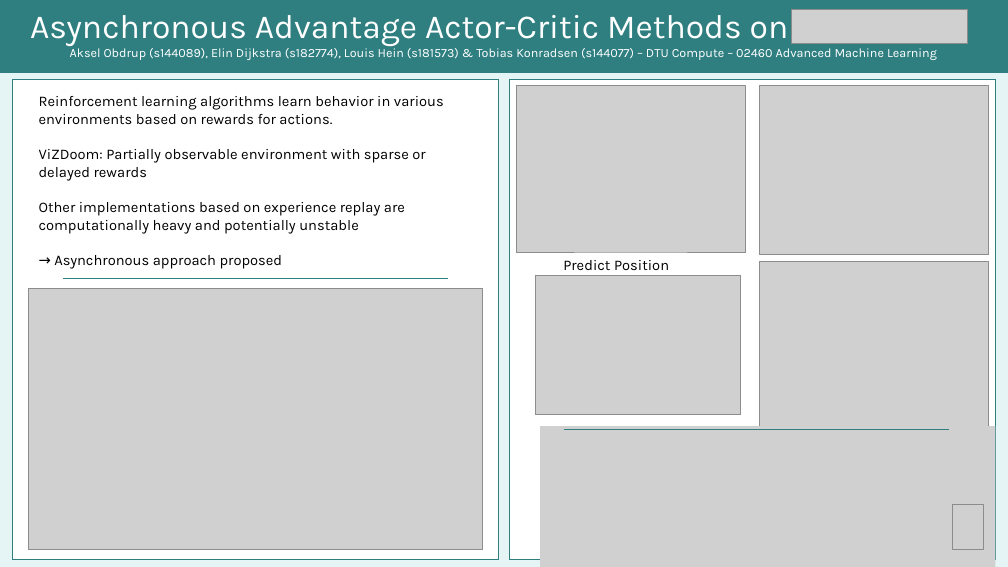
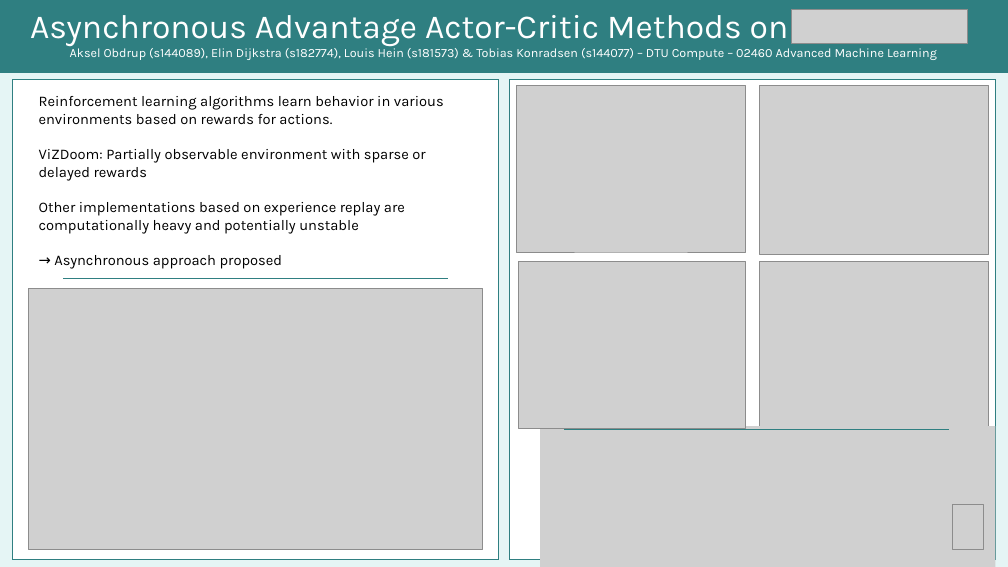
Before and after one commit to ElinBD/KillingDemons, a slide deck: slide 1 of Poster/Poster draft 1.pptx. Drawn at 1008x567 pixels with LibreOffice and Linux fonts; fonts in the diff are those of the drawing; grey boxes stand for pictures. Boxes give left, top, right and bottom in pixels: in the first picture for what was removed or moved away, otherwise in the second. Text is boxed around its words. In the diff, an @@ line names an element or a change of style, - is before the commit and + after.

Commit message:
Last version poster

```diff
--- a/Poster/Poster draft 1.pptx
+++ b/Poster/Poster draft 1.pptx
@@ picture: place and size @@
-picture at bbox=[535, 275, 740, 415]
+picture at bbox=[518, 262, 746, 428]
@@ text removed at bbox=[563, 260, 669, 270] @@
-Predict Position
```
Also in this commit, not shown: 1 other file.
